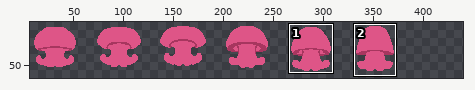
Sprite sheet -- godot/assets/gfx/jellysheat.png. Above: a wide view before the commit, with the close-up outlined.
Close-up. Before the commit:
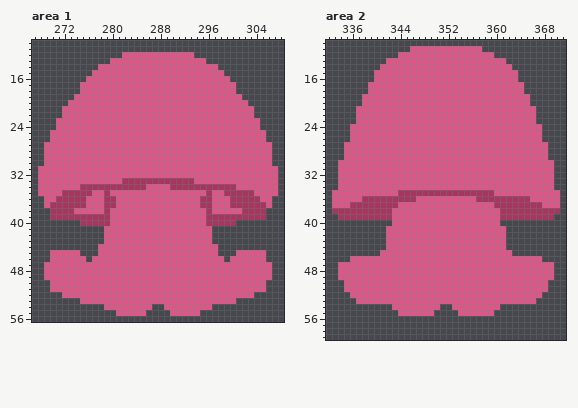
The file is 384x64 pixels. Shown: area 1: x 267..308, y 10..56; area 2: x 332..371, y 10..59. The old version is drawn lined up with the new one, on the new canvas. The wide view leaves out empty margins. The commit also changed other parts of the picture, which this record leaves out.
And afterwards:
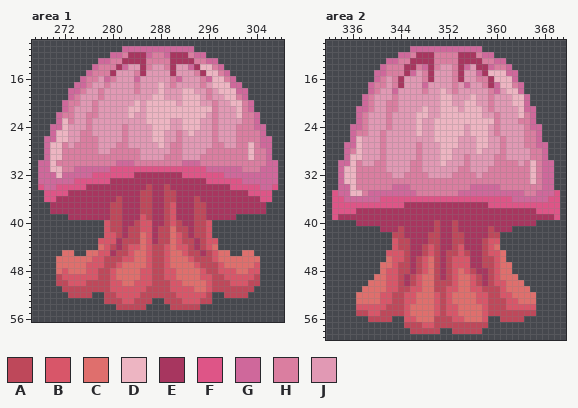
Palette (. is transparent): A #be485a  B #d85669  C #df6f6d  D #edb5c2  E #a7365f  F #de5587  G #cf689b  H #da7ea0  J #e199b4
Change:
canvas 384x64 -> 448x64
Changed rows in their new state; - is an unchanged pixel.
Area 1:
first column x 268:
11 --------------GGGGGGGGGGGG--------------
12 ------------GGHEEEGHHGEEEHGG------------
13 ----------GGHHEEEEHHHHEEEEHHGG----------
14 ---------GHHHEGJJEHJJHEJJGEDDHG---------
15 --------GHHHEJJJHEJJJJEJJJHEDDHG--------
16 -------GHHJGHJJJGJJJJJHGJJJHGDDHG-------
17 ------GGHJJHJJJJHJJJDJHJJJJHJDDDGG------
18 -----GGHJJHJJJJJHJJJDJJJDDJJHJDDDGG-----
19 -----GHJJJHJJJJJJJJDDJJJDDDJHJJDDHG-----
20 ----GHHJJHJJJJJJDJDDDDDJDDDJJHJJDDHG----
21 ----GHJJJHJJJJJDDJDDDDDDDDDDDHJJJDHG----
22 ---GHHJJHHJJJJJDJJDDDDDDDDDDJHJJJDHHG---
23 ---GDHJJHJJJJJJJJJDDDDJJDDDJJHJJJJHHG---
24 --GGDJJJHJJJJJHJJJJDDDJJDDDJJHJJJHHHGG--
25 --GDDJJHHJJJJJHJJJJDDJJHJDJJJHJJJHHHHG--
26 -GGDDJJHHHJJJJHJJJJDDJJHJJJJJHJJJHHHHGG-
27 -GDDHJHHHHJJJHHJJJJJDJHHJJJJJHHJJHHDHGG-
28 -GDDHHHHHHJJHHHHHJJJJJHHJJJJHHHHHHHDHHG-
29 -GDDHHHHHHHHHHHHHJJJJHHHJJJHHHHHHHHDHHG-
30 GGDHHHHHHHHHHGGGHHHHHHHHGGGHHHHHHHHHHHGG
31 GGDDHHGGGGGG----------------GGGGGGHHHGGG
32 GGGDGGGGG-------EEEEEEEE-------GGGGGGGGG
33 GGGGGG------EE------------EE------GGGGGG
34 -GG----F----------AEEA----------F----GG-
35 .---F----EE-EEEEEAAEEAAEEEEE-EE----F---.
36 --------EEE--AEEEAAEEAAEEEA--EEE--------
37 -.------EEE-AAEEEAAEEABEEEAA-EEE------.-
38 ------EEEEE-AAEEEAAEEABEEEAA-EEEEE------
39 --...-------AAEEEBAEEABEEEAA-----.....--
40 -------....BAAEEABBEEABAEEAAB....-------
41 -----------BAAEAABBEAACAAEAAB-----------
42 -----------BBAEAACBEAACBAEAAB-----------
43 ----------BBBEAAACBEAACBAAEABB----------
44 ----------CBAEABBCBAABCBBAEABC----------
45 --..CC.-CCBBEAABCCBAABCCBAAEABCC-.CC..--
46 --.CCCCCCBBAAABBCCBAABCCCBAAABCCCCCCC.--
47 -..CCCCCBBBAABCCCCBAABCCCCBAAABCCCCCB..-
48 -..CBCCCBBAABCCCCBBAABBCCCCBAABBBCCBB..-
49 -..ABBBBBBAABCCCCBBAABBCCCCBBAABBBBBA..-
50 --.AABBBAAAABBCCBBBAAABBCCCCBAAABBBAA.--
51 --..AAAAAAAABBBBBBAAAABBBBCCBAAAAAAA..--
52 ----.AAAA..AABBBBAAAAAABBBBBA..AAAA.----
53 -------....AAABBAAA..AAABBBAA....-------
54 -----------..AAAAA.--.AAAAA..-----------
55 -------------.....----.....-------------
Area 2:
first column x 333:
11 -------------GGGGGGGGGGGG-------------
12 -----------GGHEEEHHHHEEEHGG-----------
13 ---------GGHHEEEEHHHHEEEEHHGG---------
14 --------GHHHEEHGEHJJHEGJEEGHHG--------
15 -------GGHHHEGJHEJJJHEJJGEDDDGG-------
16 -------GHJHEJJJHEJJJHEJJHHEDDDG-------
17 ------GHHJHEJJJGJJJJHJGJJHEGDDHG------
18 ------GHJJGJJJJHJJDJHJJJJJHGJDDG------
19 -----GHJJJHJJJJJJJDDJJJDJJHJJJDDG-----
20 -----GHJJHHJJJJJJJDDJJDDJJHJJJDDG-----
21 ----GGHJJHHJJJJDJJDDDJDDDJHJJJJDGG----
22 ----GHJJJHJJJJDDJJDDDDDDDJJHJJJDHG----
23 ----GHJJJHJJJJDJJDDDDDDDDDDHJJJHHG----
24 ---GGHJJJHJJJJDJJDDDDDJDDDJHJJJJHGG---
25 ---GHHJJHJJJJJDJJDDDDDJDDDJHJJJJHHG---
26 ---GDJJJHJJJJJJJJDDDDJJJDDJJHJJJHHG---
27 --GGDJJJHJJJJJHJJJDDDJJJDDJJHJJJHHGG--
28 --GHDJJJHJJJJJHJJJDDJJJJDJJJHJJJJHHG--
29 --GDDJJJHJJJJJHJJJDDJJHJJJJHHJJJJHHG--
30 -GGDHJJHHJJJJHHJJJDJJJHJJJJHHHHJHDHGG-
31 -GDDHHHHHJJJJHHJJJJJJHHJJJHHHHHHHDHGG-
32 -GDDHHHHHHJJHHHHJJJJHHHHJHHHHHHHHDHGG-
33 -GDDHHHHHHHHHHHHHHHHHHHHHHHHHHHHHDHGG-
34 -GGDHHHHHHGGGHHHHHHHHHHGGGGGHHHHHHHGG-
35 -GGDDHGGGGGGGGHHHHHHHGGGGGGGGGGGHHGGG-
36 --GGGGGGFFFFFF----------FFFFFFGGGGGG--
37 ---FFFFFFFF-EEEEEEEEEEEEEE-FFFFFFFF---
38 FFFF------EEEEEEEEEEEEEEEEEE------FFFF
39 F---------EEEEEEEEEEEEEEEEEE---------F
40 ----EEEEEEEEEEEEEAEEAEEEEEEEEEEEEE----
41 --------EEEAEEEEEAEEAEEEEEAEEE--------
42 ---------.AAEEEEAAEEAAEEEEAA.---------
43 ---------.BAAEEEAAEEAAEEEABB.---------
44 ---------.BAAEEABAEEABEEEABC.---------
45 --------.BBBAEEABAEAABAEEABBC.--------
46 ---......CBBAEABCAEABBBEEAABC......---
47 -.......CCBAAEABCAEABBBEEAABCC.......-
48 -.......CBBAAEABCAEABCBAEEABCC.......-
49 -......CCBBAEABCCAEABCCBAEABCCC......-
50 --....CCCBBAEABCCAAABCCBAEABBCCC....--
51 --...CCCCBBAABBCCAABBCCBBAAABCCCC...--
52 ---.CCCCBBAABBCCCBABCCCCBBAABBCCCC.---
53 ----CCCCBBAABBCCCBABCCCCBBAAABBCCC----
54 ----BBBBBAAABCCCCBABBCCCCBAAABBBBB----
55 ----AABBAAAABCCCCBABBCCCCBAAAAAAAA----
56 ------AAAA--BBCCCAAABBCCCB--AAAA------
57 ------------AAABBAAAAAAAAA------------
58 -------------AAAAA--AAAAA-------------
Changed places in both close-ups, as pixel boxes (x1, y1, x2, y2):
changed: (38, 46, 278, 316)
changed: (332, 46, 560, 334)
